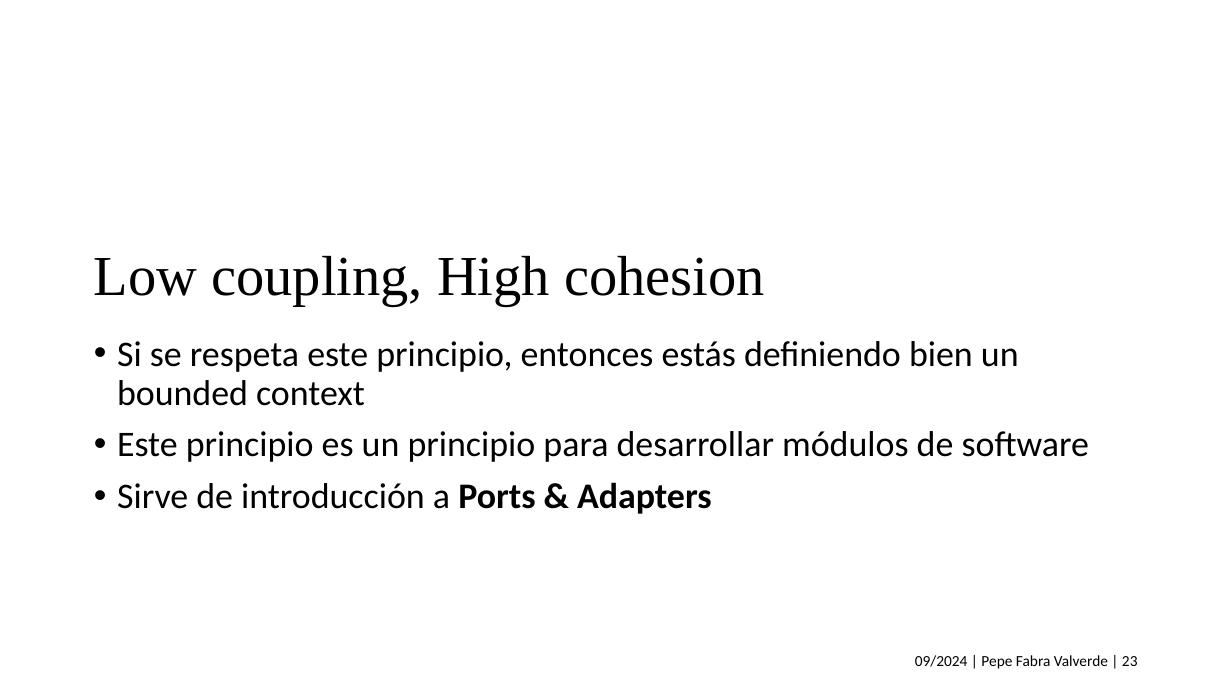
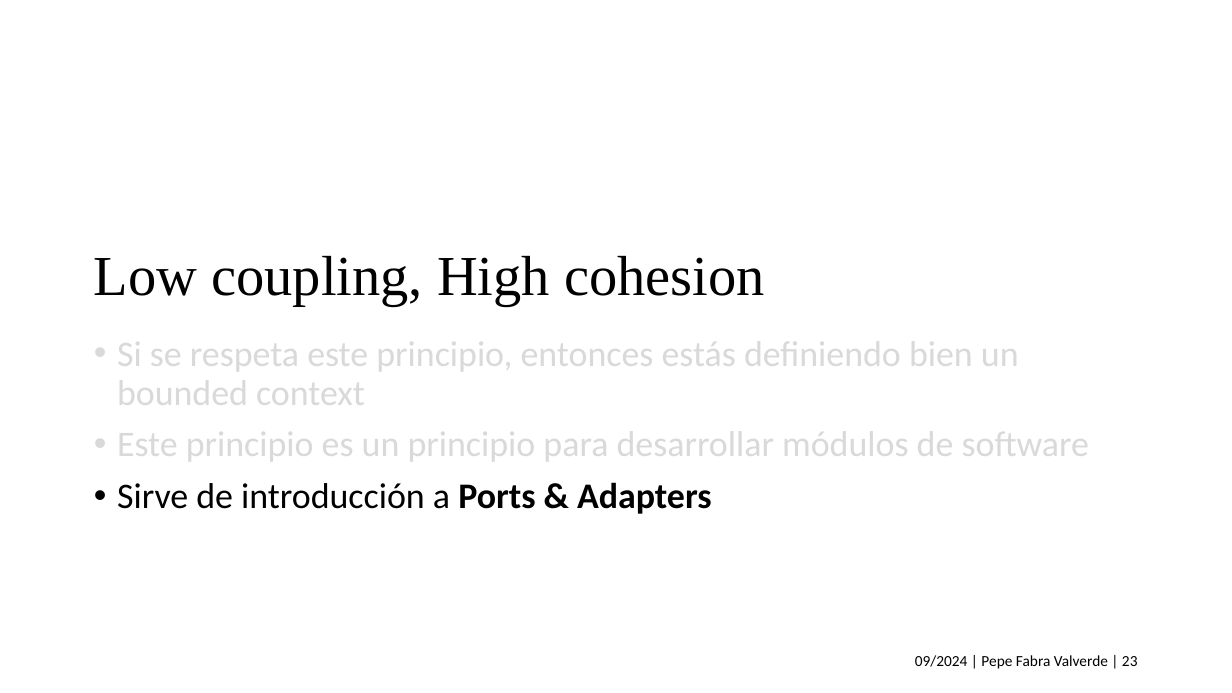
Before and after one commit to jofaval/talks-about, a slide deck: slide 23 of knowledge-sharing/ddd-and-hexagonal-architecture/ddd-and-hexagonal-architecture.es.pptx. Drawn at 1232x693 pixels with LibreOffice and Linux fonts; fonts in the diff are those of the drawing. Boxes give left, top, right and bottom in pixels: in the first picture for what was removed or moved away, otherwise in the second. Text is boxed around its words. In the diff, an @@ line names an element or a change of style, - is before the commit and + after.

```diff
--- a/knowledge-sharing/ddd-and-hexagonal-architecture/ddd-and-hexagonal-architecture.es.pptx
+++ b/knowledge-sharing/ddd-and-hexagonal-architecture/ddd-and-hexagonal-architecture.es.pptx
@@ rectangle added at (66,331,1136,479), fill #FFFFFF at 85% opacity @@
```
Also in this commit, not shown: 16 other slides changed, 1 slide added, 1 other file.
